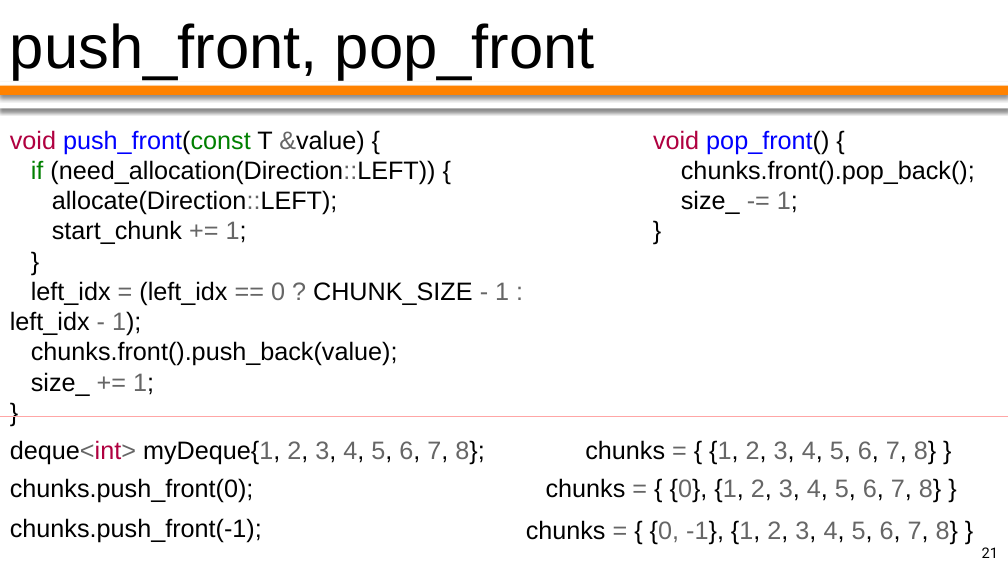
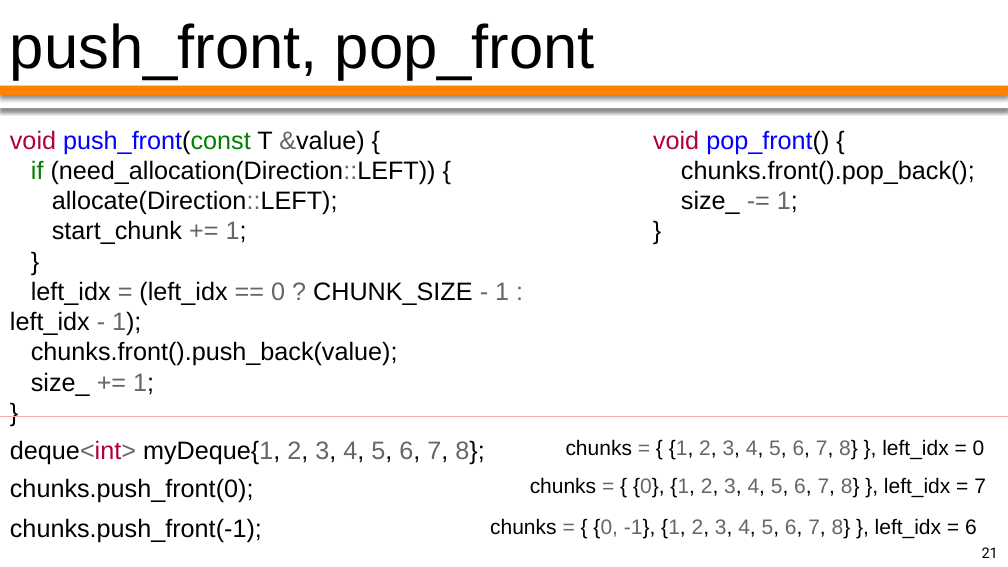
Before and after one commit to PatriotRossii/ducktalks_0, a slide deck: slide 21 of deque/appendix/deque. Устройство и реализация.pptx. Drawn at 1008x567 pixels with LibreOffice and Linux fonts; fonts in the diff are those of the drawing. Boxes give left, top, right and bottom in pixels: in the first picture for what was removed or moved away, otherwise in the second. Text is boxed around its words. In the diff, an @@ line names an element or a change of style, - is before the commit and + after.

```diff
--- a/deque/appendix/deque. Устройство и реализация.pptx
+++ b/deque/appendix/deque. Устройство и реализация.pptx
@@ text at (566,439,985,459): text changed; size 18 to 15 pt @@
-chunks = { {1, 2, 3, 4, 5, 6, 7, 8} }
+chunks = { {1, 2, 3, 4, 5, 6, 7, 8} }, left_idx = 0
@@ text at (530,477,986,497): text changed; size 18 to 15 pt @@
-chunks = { {0}, {1, 2, 3, 4, 5, 6, 7, 8} }
+chunks = { {0}, {1, 2, 3, 4, 5, 6, 7, 8} }, left_idx = 7
@@ text at (490,518,977,539): text changed; size 18 to 15 pt @@
-chunks = { {0, -1}, {1, 2, 3, 4, 5, 6, 7, 8} }
+chunks = { {0, -1}, {1, 2, 3, 4, 5, 6, 7, 8} }, left_idx = 6
```
Also in this commit, not shown: 2 other slides changed, 3 slides added, 1 slide removed.
